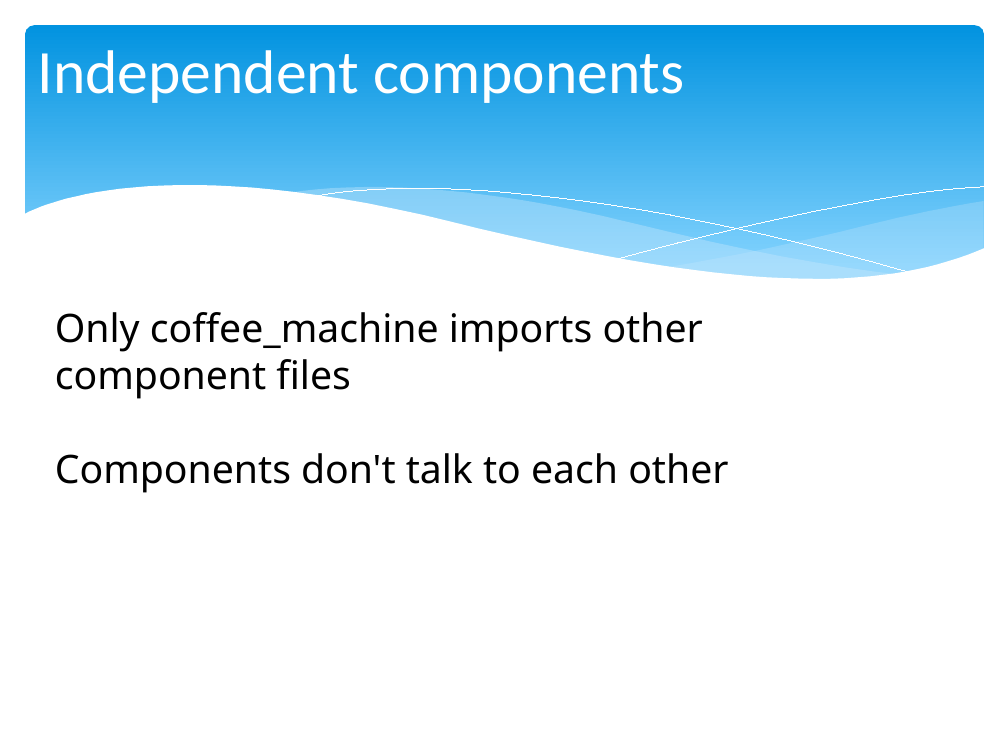
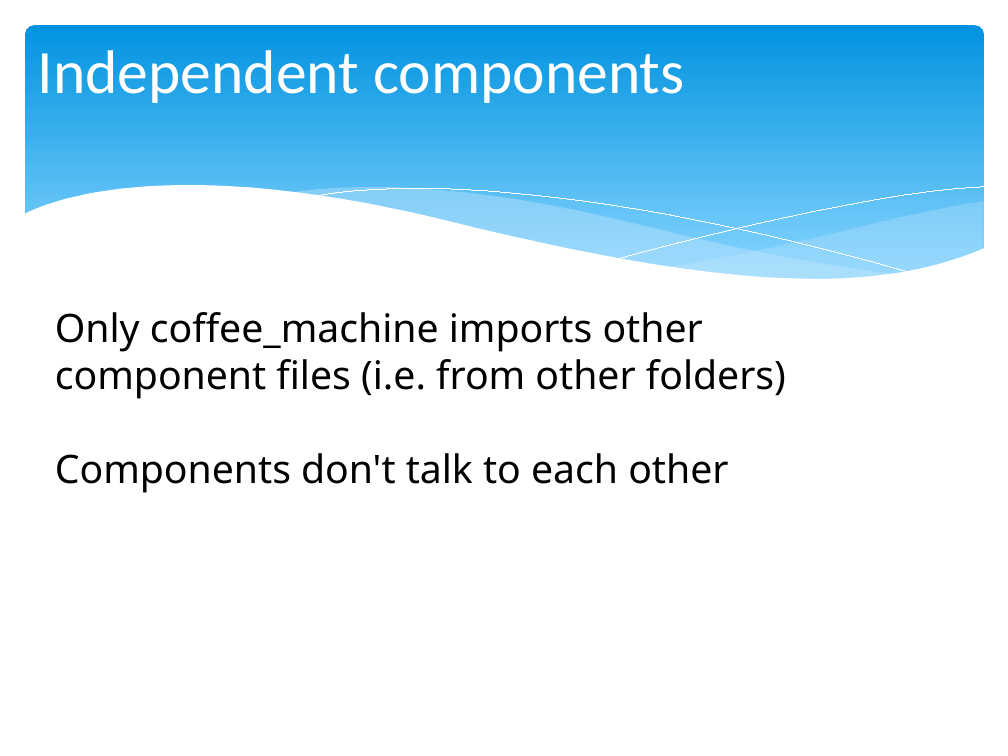
Before and after one commit to chris-turps/QA_Python3, a slide deck: slide 2 of DG_05 Responsibilities.pptx. Drawn at 1008x756 pixels with LibreOffice and Linux fonts; fonts in the diff are those of the drawing. Boxes give left, top, right and bottom in pixels: in the first picture for what was removed or moved away, otherwise in the second. Text is boxed around its words. In the diff, an @@ line names an element or a change of style, - is before the commit and + after.

```diff
--- a/DG_05 Responsibilities.pptx
+++ b/DG_05 Responsibilities.pptx
@@ text at (55, 312, 786, 399): text changed @@
-Only coffee_machine imports other component files
+Only coffee_machine imports other component files (i.e. from other folders)
```
Also in this commit, not shown: 8 other files.
